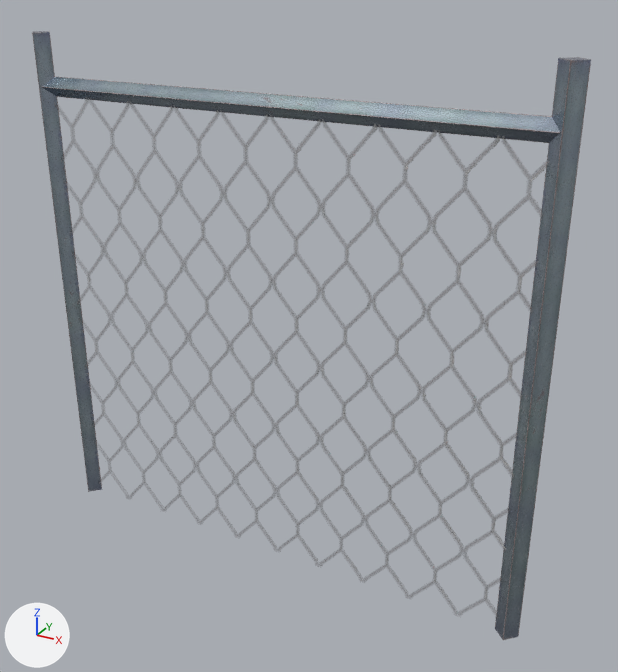
The FBX model Assets/_Visual/Environment/_OpenWorld/Props/Fences/Fence_Metal.fbx as it was, and as the next commit left it.
Camera for both pictures: a camera (50 mm lens) standing at (1.96, -3.2, 2.9) and looking at (0.16, 0.07, 1.26). Every picture has the same lights, and +X, +Y and +Z are marked at lower left. Where no turn or scale is listed for an object, it has been applied to the vertices.

Before the edit, the objects in view are built like this:
```python
ob_cerca = bpy.data.objects.new('Cerca', me_spiral_002)
ob_cerca.location = (0.0, 0.0, 0.0)
# me_spiral_002
# before: 28 (1.26, -0.01, 0.0), 29 (1.26, -0.01, 2.32), 30 (-1.25, -0.01, 0.0), 31 (-1.25, -0.01, 2.32)
```
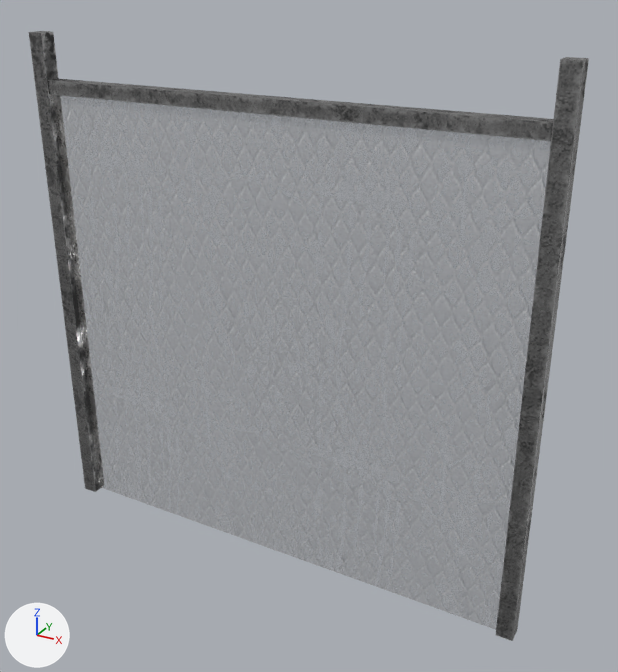
Diff of the bpy script that builds the scene:
```diff
--- a/Assets/_Visual/Environment/_OpenWorld/Props/Fences/Fence_Metal.fbx.py
+++ b/Assets/_Visual/Environment/_OpenWorld/Props/Fences/Fence_Metal.fbx.py
@@ mat_grade_001 @@
 n2 = _N.new('ShaderNodeTexImage'); n2.name = 'Image Texture'
-n2.image = img_grade__grade_basecolor_png
+n2.image = img_grade_nova__grade_001_basecolor_png
 n3 = _N.new('ShaderNodeTexImage'); n3.name = 'Image Texture.001'
-n3.image = img_grade__grade_roughness_png
+n3.image = img_grade_nova__grade_001_roughness_png
 n4 = _N.new('ShaderNodeTexImage'); n4.name = 'Image Texture.002'
-n4.image = img_grade__grade_metallic_png
+n4.image = img_grade_nova__grade_001_metallic_png
 n5 = _N.new('ShaderNodeTexImage'); n5.name = 'Image Texture.003'
-n5.image = img_grade__grade_normal_png
+n5.image = img_grade_nova__grade_001_normal_png
 n6 = _N.new('ShaderNodeNormalMap'); n6.name = 'Normal Map'
@@ mat_grade @@
 mat_grade = bpy.data.materials.new('Grade')
-# nodes: BsdfPrincipled, OutputMaterial, TexImage x2
-# uses the picture img_grade_de_metal_render_png
+# nodes: BsdfPrincipled, NormalMap, OutputMaterial, TexImage x5
+# uses the picture img_grade_nova__grade_basecolor_png
+# uses the picture img_grade_nova__grade_metallic_png
+# uses the picture img_grade_nova__grade_normal_png
+# uses the picture img_grade_nova__grade_roughness_png
@@ me_spiral_002 @@
 # verts and faces of me_spiral_002; kept vertices keep their numbers, new ones are numbered from 32
-me_spiral_002.from_pydata(...)  # 32 vertices, 18 faces; spans x -1.33..1.32, y -0.06..0.06, z 0.0..2.58
+me_spiral_002.from_pydata(...)  # 28 vertices, 17 faces; spans x -1.31..1.3, y -0.04..0.04, z 0.0..2.58
+# me_spiral_002 part 1: the loose piece of 8 vertices spanning x 1.2..1.32, y -0.06..0.06, z 0.0..2.58 is turned 45 degrees about the z axis through its middle
+# me_spiral_002 part 2: the loose piece of 8 vertices spanning x -1.33..-1.21, y -0.06..0.06, z 0.0..2.58 is turned 45 degrees about the z axis through its middle
+# me_spiral_002 part 3: the loose piece of 8 vertices spanning x -1.27..1.26, y -0.05..0.05, z 2.28..2.38 is turned 45 degrees about the x axis through its middle
+# me_spiral_002 part 4: the loose piece of 4 vertices spanning x -1.25..1.26, y 0.0, z 0.0..2.32 is deleted
+# me_spiral_002 part 5
+delete_vertices([30])  # with the faces that use them
+verts[32] = (-1.24, 0.01, 0.0)
+faces += [(28, 29, 31, 32)]  # mat_grade
 me_spiral_002.materials.append(mat_grade_001)
```

Boxes (x1, y1, x2, y2) around the edits, measured in the pictures (618 x 672 px; the box of a moved part takes in the faces that stretch with it):
'Cerca', surface changed, reshaped
    before: (32, 31, 591, 640)
    after: (29, 31, 589, 641)
part 1 of me_spiral_002, moved or reshaped
    before: (495, 57, 591, 640)
    after: (496, 57, 589, 641)
part 2 of me_spiral_002, moved or reshaped
    before: (32, 31, 102, 492)
    after: (29, 31, 105, 492)
part 3 of me_spiral_002, moved or reshaped
    before: (42, 76, 560, 143)
    after: (48, 78, 553, 141)
part 4 of me_spiral_002, deleted
    before: (81, 100, 545, 612)
part 5 of me_spiral_002, moved or reshaped
    before: (79, 97, 544, 611)
    after: (53, 95, 551, 630)
